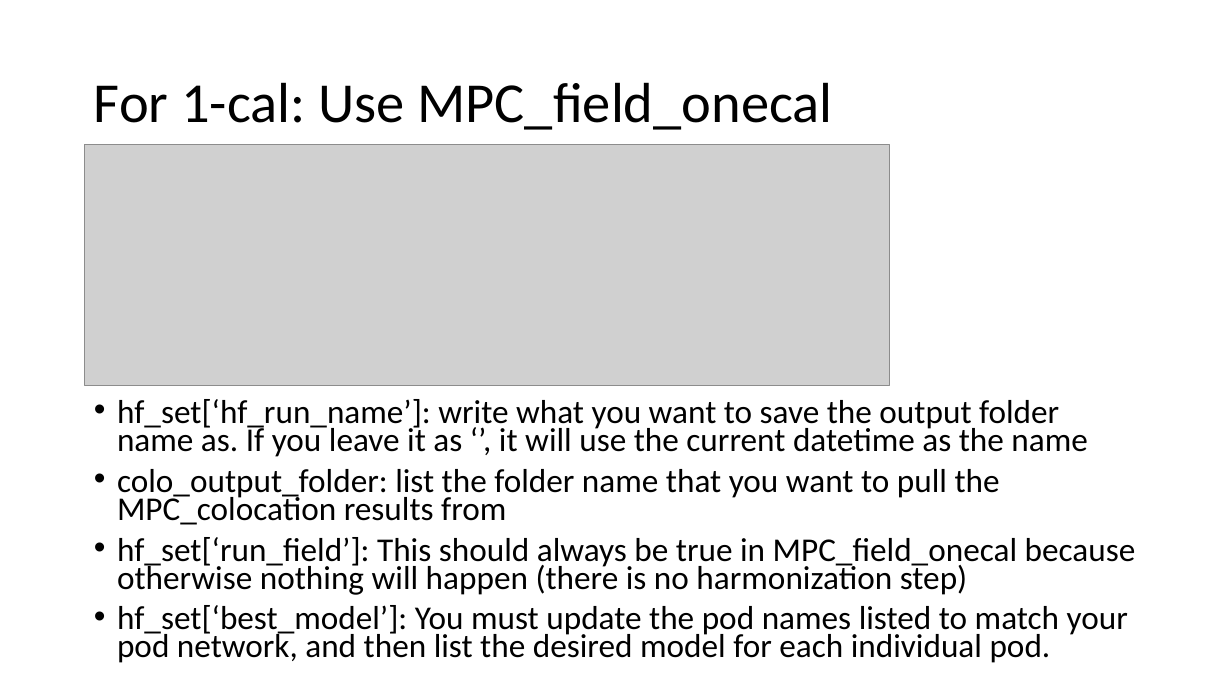
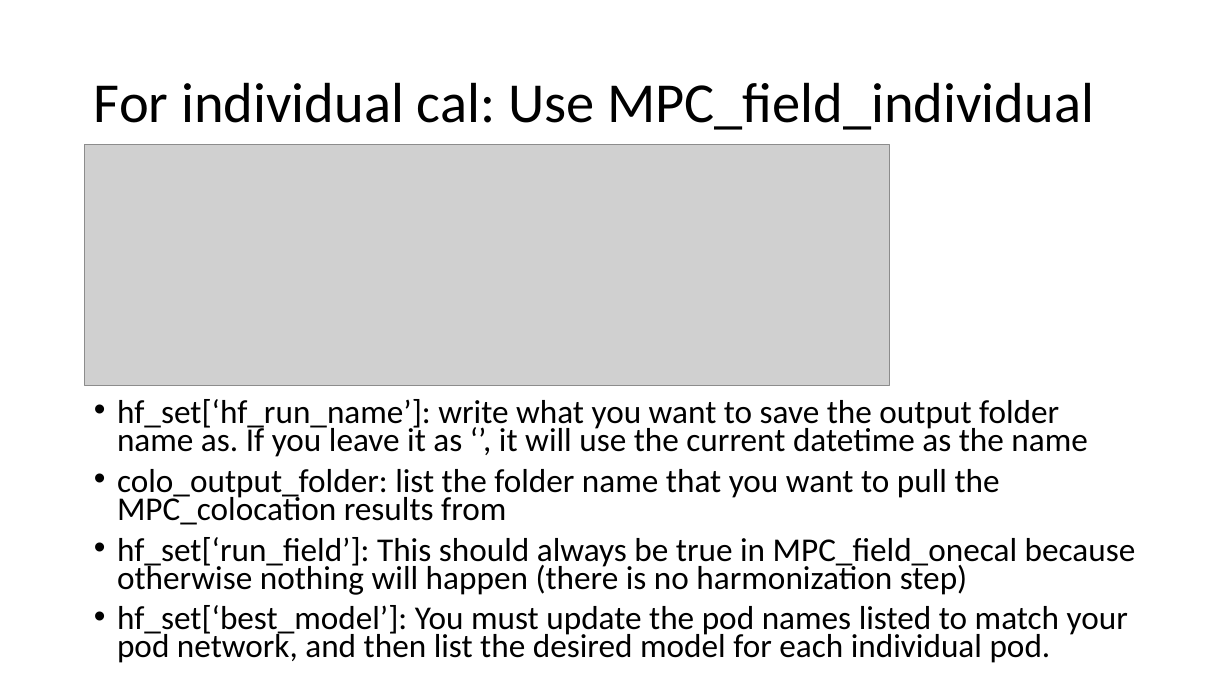
Before and after one commit to cafr1977/MPC_python, a slide deck: slide 49 of Python MPC updated.pptx. Drawn at 1232x693 pixels with LibreOffice and Linux fonts; fonts in the diff are those of the drawing; grey boxes stand for pictures. Boxes give left, top, right and bottom in pixels: in the first picture for what was removed or moved away, otherwise in the second. Text is boxed around its words. In the diff, an @@ line names an element or a change of style, - is before the commit and + after.

```diff
--- a/Python MPC updated.pptx
+++ b/Python MPC updated.pptx
@@ title at (94, 82, 1094, 130): text changed @@
-For 1-cal: Use MPC_field_onecal
+For individual cal: Use MPC_field_individual
```
Also in this commit, not shown: 19 other slides changed, 8 other files.
